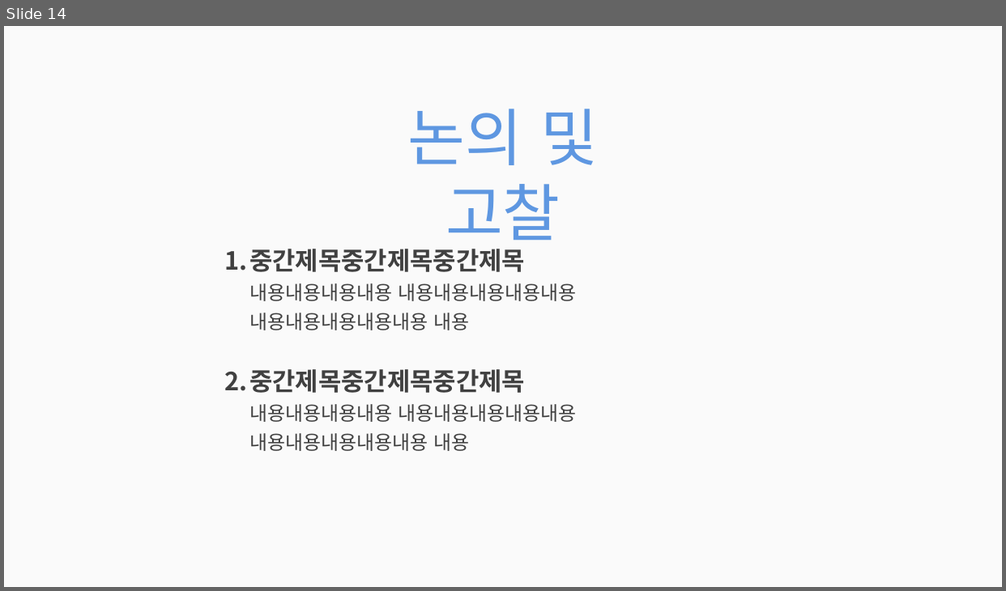
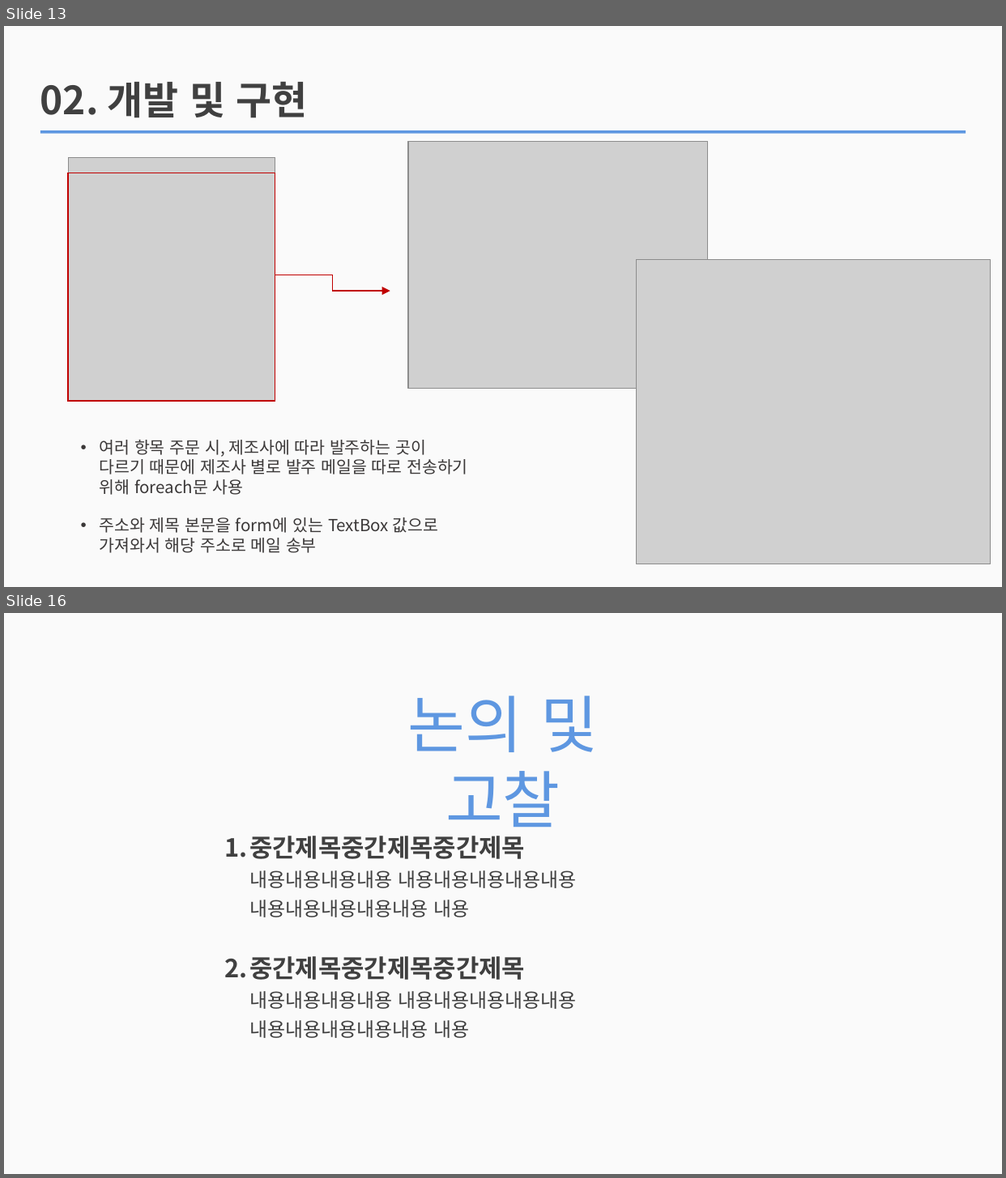
Before and after one commit to jhy0409/teamPrj, a slide deck: PPT/210421_빛창식과 아이들_사진추가본.pptx. Shown one above the other, each under a label of ours: slide 14 before the commit, slides 13 and 16 after it; the slides between them are not shown. The pictures are 1006x591 and 1006x1178 pixels, drawn with LibreOffice and Linux fonts; fonts in the diff are those of the drawing; grey boxes stand for pictures. Boxes give left, top, right and bottom in pixels: in the first picture for what was removed or moved away, otherwise in the second. Text is boxed around its words. In the diff, an @@ line names an element or a change of style, - is before the commit and + after.

```diff
--- a/PPT/210421_빛창식과 아이들_사진추가본.pptx
+++ b/PPT/210421_빛창식과 아이들_사진추가본.pptx
@@ slide 13 added at (4, 26, 1002, 587), background #FAFAFA @@
@@ text added at (40, 81, 307, 118), 28 pt, text #404040, bold @@
+02. 개발 및 구현
@@ rectangle added at (40, 130, 965, 134), fill #5E97E1 @@
@@ picture added at (408, 142, 708, 388) @@
@@ picture added at (68, 158, 275, 401) @@
@@ rectangle added at (68, 173, 275, 400), outline #C00000 1 pt @@
@@ picture added at (637, 259, 990, 564) @@
@@ elbow arrow added from (275, 275) to (390, 292), #C00000 1 pt @@
@@ text added at (100, 440, 467, 553), 12 pt, text #3B3838 @@
+• 여러 항목 주문 시, 제조사에 따라 발주하는 곳이 다르기 때문에 제조사 별로 발주 메일을 따로 전송하기 위해 foreach문 사용
+• 주소와 제목 본문을 form에 있는 TextBox 값으로 가져와서 해당 주소로 메일 송부
@@ what was slide 14 is now slide 16 @@
```
Also in this commit, not shown: 2 slides changed, 11 other slides added, 10 slides removed.
